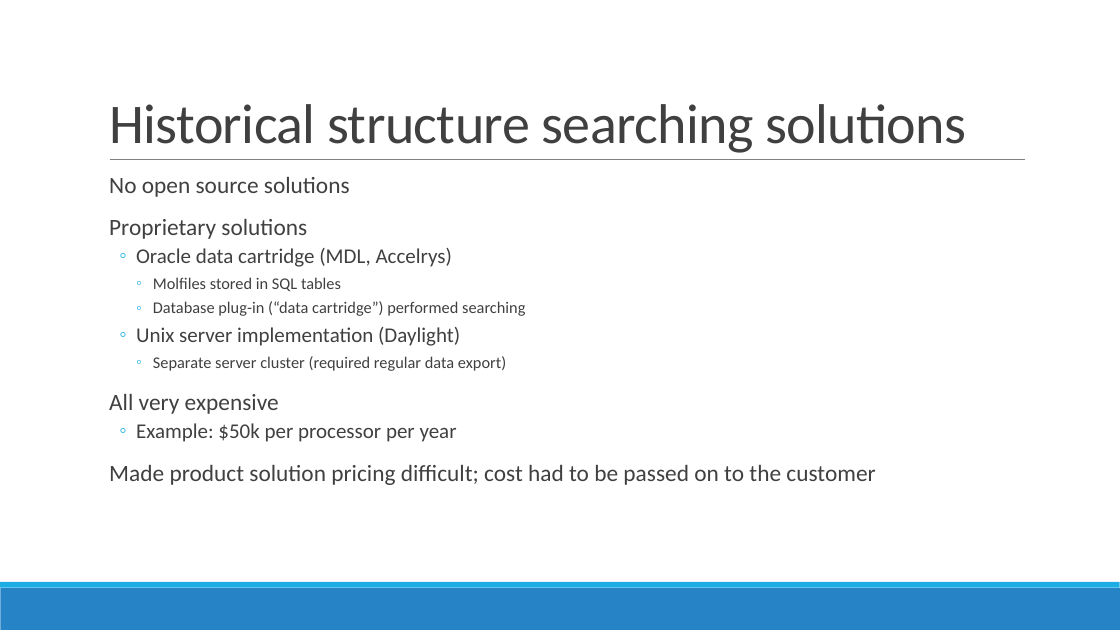
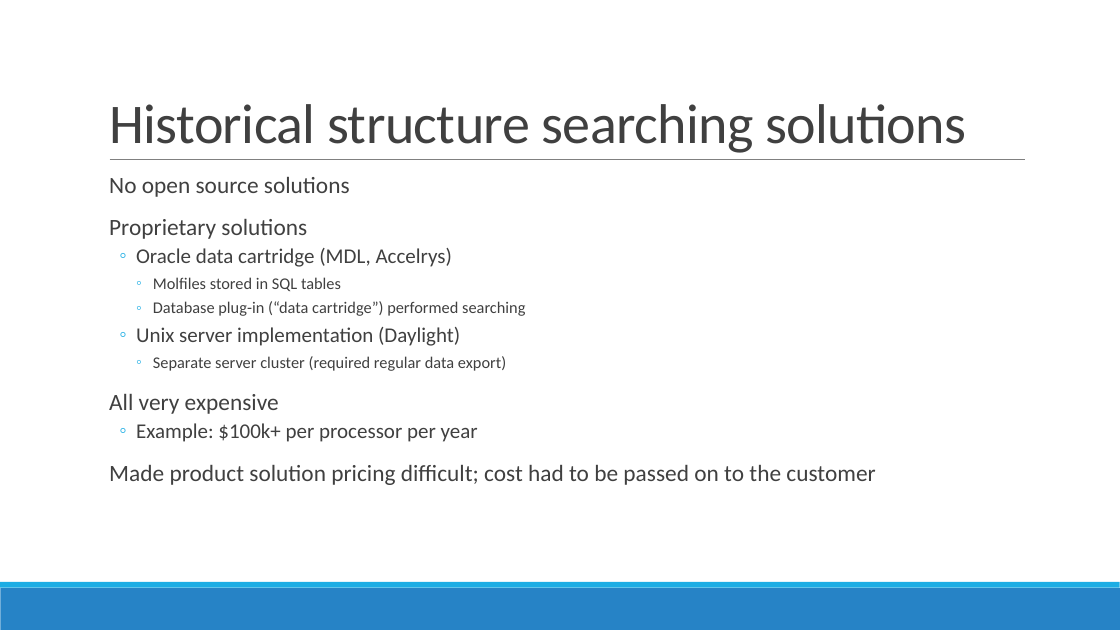
Before and after one commit to jvaneikeren/ChemicalStructureSearchingDemo, a slide deck: slide 6 of Presentation.pptx (slide 7 before the commit). Drawn at 1120x630 pixels with LibreOffice and Linux fonts; fonts in the diff are those of the drawing. Boxes give left, top, right and bottom in pixels: in the first picture for what was removed or moved away, otherwise in the second. Text is boxed around its words. In the diff, an @@ line names an element or a change of style, - is before the commit and + after.

```diff
--- a/Presentation.pptx
+++ b/Presentation.pptx
@@ text at (136,423,478,442): text changed @@
-  ◦ Example: $50k per processor per year
+  ◦ Example: $100k+ per processor per year
```
Also in this commit, not shown: 4 other slides changed, 1 slide added, 1 slide removed, 13 other files.
